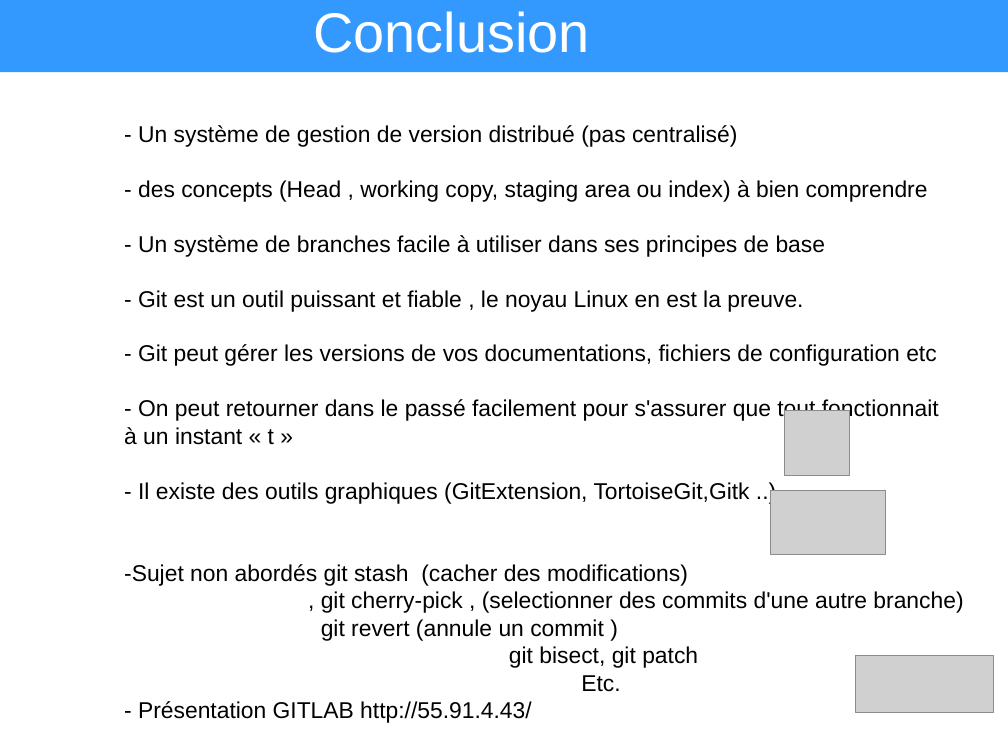
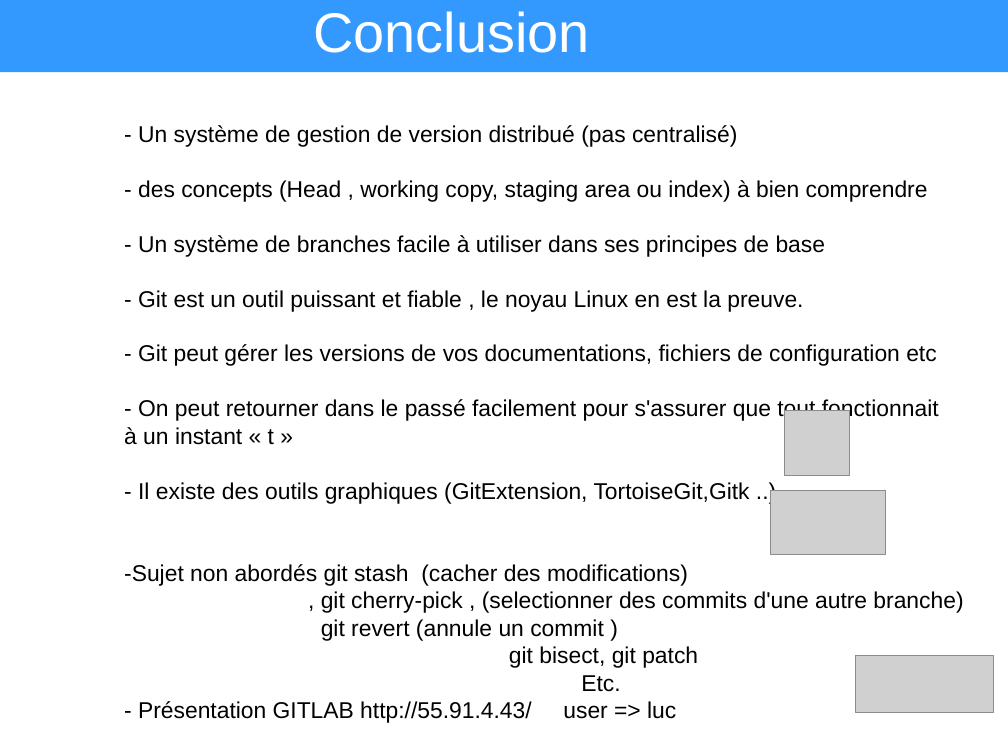
Before and after one commit to heylve/current, a slide deck: slide 19 of Presentations/git_explained.odp. Drawn at 1008x756 pixels with LibreOffice and Linux fonts; fonts in the diff are those of the drawing; grey boxes stand for pictures. Boxes give left, top, right and bottom in pixels: in the first picture for what was removed or moved away, otherwise in the second. Text is boxed around its words. In the diff, an @@ line names an element or a change of style, - is before the commit and + after.

```diff
--- a/Presentations/git_explained.odp
+++ b/Presentations/git_explained.odp
@@ text at [138, 701, 676, 723]: text changed @@
-- Présentation GITLAB http://55.91.4.43/
+- Présentation GITLAB http://55.91.4.43/ user => luc
```
Also in this commit, not shown: 4 other slides changed, 18 other files.
